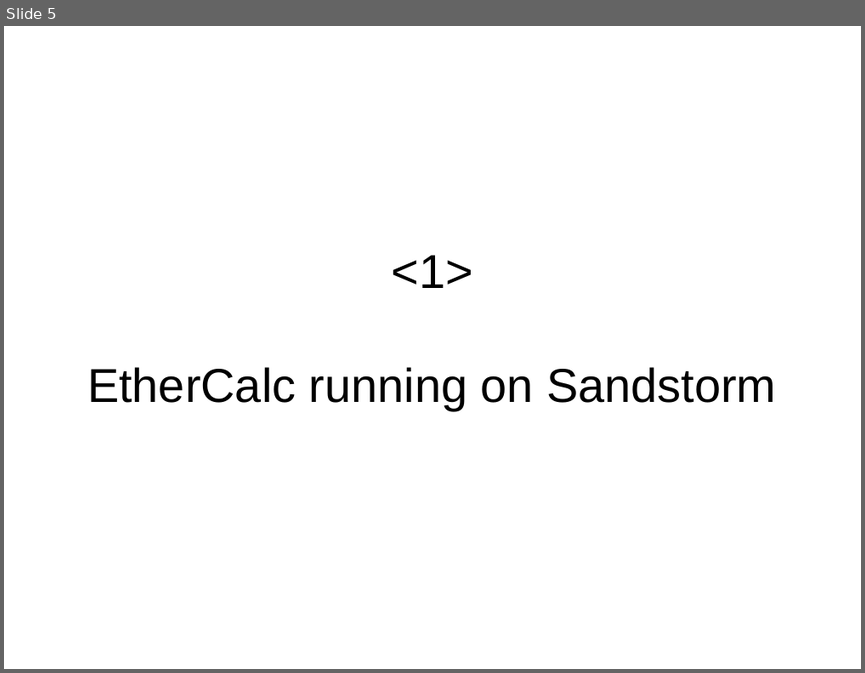
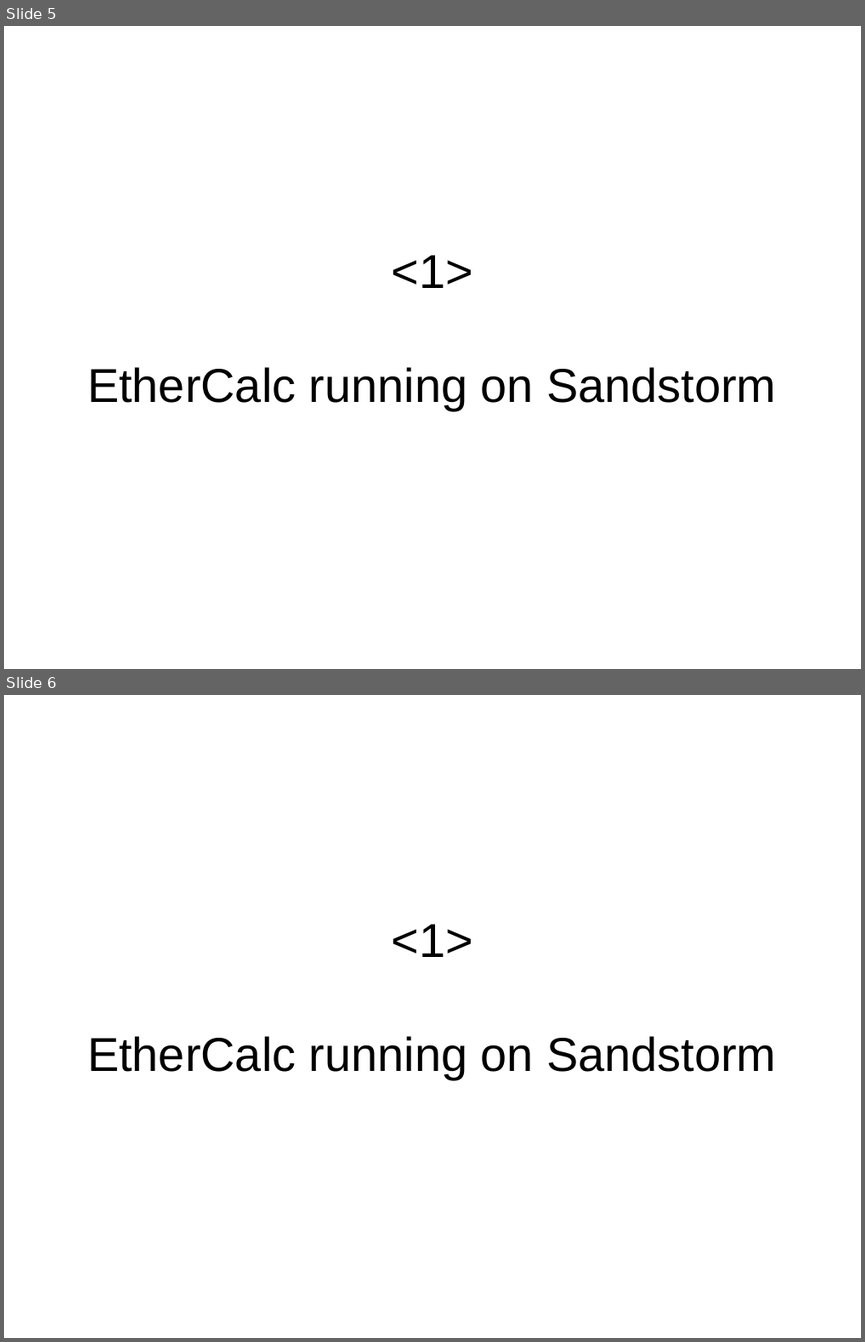
Before and after one commit to paulproteus/ethercalc-sandstorm-fosdem-lightning-talk, a slide deck: preso.odp. Shown one above the other, each under a label of ours: slide 5 before the commit, slides 5 and 6 after it. The pictures are 865x673 and 865x1342 pixels, drawn with LibreOffice and Linux fonts; fonts in the diff are those of the drawing. Boxes give left, top, right and bottom in pixels: in the first picture for what was removed or moved away, otherwise in the second. Text is boxed around its words. In the diff, an @@ line names an element or a change of style, - is before the commit and + after.

```diff
--- a/preso.odp
+++ b/preso.odp
@@ slide 6 added at <box>4,695,861,1338</box>, background #FFFFFF @@
@@ title added at <box>87,924,776,1079</box>, 44 pt, text #000000 @@
+<1>
+EtherCalc running on Sandstorm
```
Also in this commit, not shown: 27 other slides added, 2 other files.
